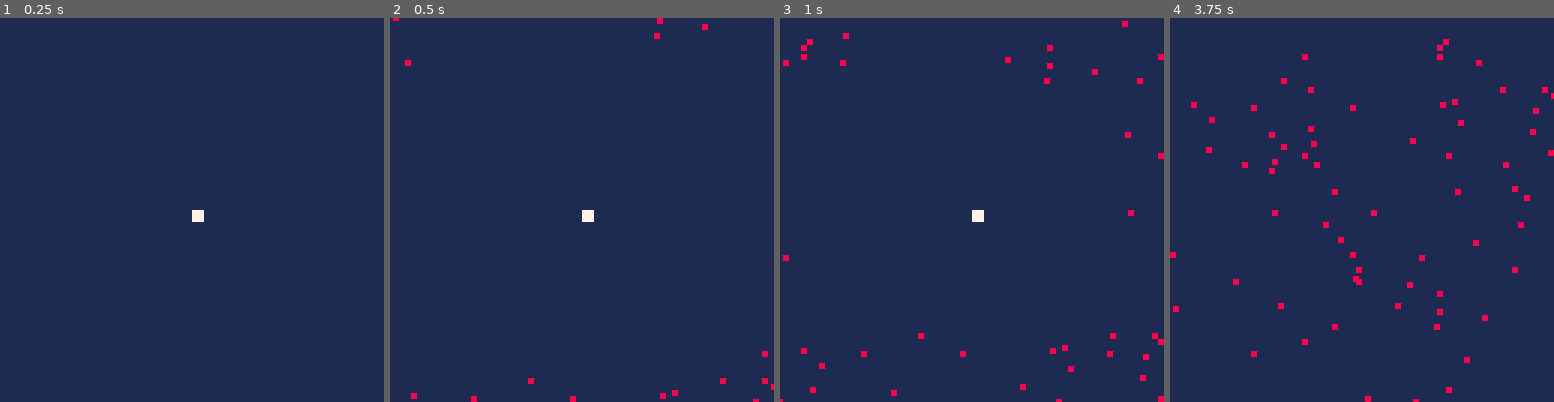
Above: before the commit, frames 1-4 (left to right).
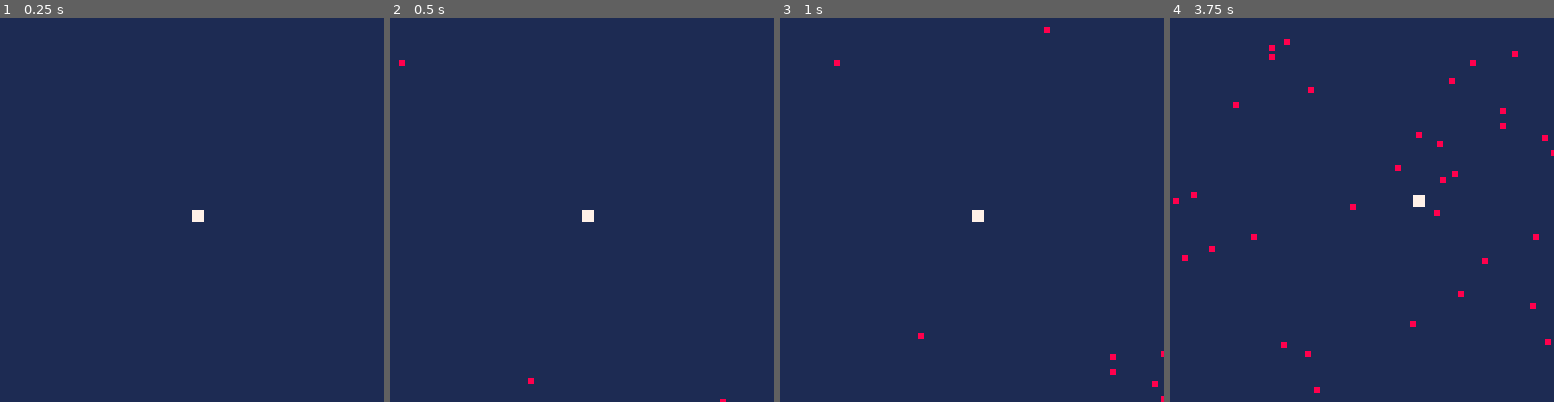
Above: after the commit, the same moments.

Repository: ESmyth-dev/pico8-bullet-hell
Game: PICO-8 cartridge bullet_hell.p8
Two runs of this game, one before a commit and one after it. Both use one fixed random seed, a clock stepped at 60 frames per second and the inputs below.
Inputs:
- Up to frame 1 (0.25 s): no input
- Up to frame 2 (0.5 s): no input
- Up to frame 3 (1 s): no input
- Up to frame 4 (3.75 s): hold Right 1.6-2.1 s; hold Up 2.15-2.42 s; hold Right 2.47-3.03 s; hold Left 3.08-3.58 s; hold Down from 3.63 s (still down)

Frame 1 is identical in both runs. In frame 2, 0.4% of the frame differs, in the area x 0-100%, y 0-100%; in frame 3, 1.0%; in frame 4, 2.4%, in the area x 0-100%, y 5-100%.

Commit message:
Give player 3 lives

Diff:
--- a/bullet_hell.p8
+++ b/bullet_hell.p8
@@ -8,6 +8,7 @@
 player.y = 64
 player.width = 4
 player.height = 4
+player.lives = 3
 
 num_of_bullets = 100
 max_delay = 8
@@ -34,30 +35,35 @@
 function _update()
 	update_player()
 
+
+	-- step down of delay towards next bullet spawn
+	delay -= 1
 	for i=1, num_of_bullets do
 		if (not bullet_active[i]) then
 			if delay > 0 then
-				delay -= 1
 				goto continue
 			end
 			respawn_bullet(i)
+			delay = flr(rnd(max_delay))
 		else
 			move_bullet(i)
 			if player.alive then
 				if detect_collision(i) then
-					sfx(o)
-					player.alive = false
+					if player.lives == 1 then
+						sfx(o)
+						player.alive = false
+					else
+						player.lives -= 1
+						-- make him wobble
+					end
 				end
 			end
 		end
 
 		if bullet_progress[i] > 140 or bullet_progress[i] < -12 then
-		bullet_active[i] = false
+			bullet_active[i] = false
 		end
 		::continue::
-		if delay <= 0 then
-			delay = flr(rnd(max_delay))
-		end
 	end
 end
 
@@ -109,6 +115,9 @@
 		end
 
 		if bullet_x >= (player.x-1) and bullet_x <= (player.x + player.width) and bullet_y >= (player.y-1) and bullet_y <= (player.y + player.width) then
+			bullet_progress[index] = -10
+			bullet_spawn[index] = -10
+			bullet_active[index] = false
 			return true
 		else
 			return false
